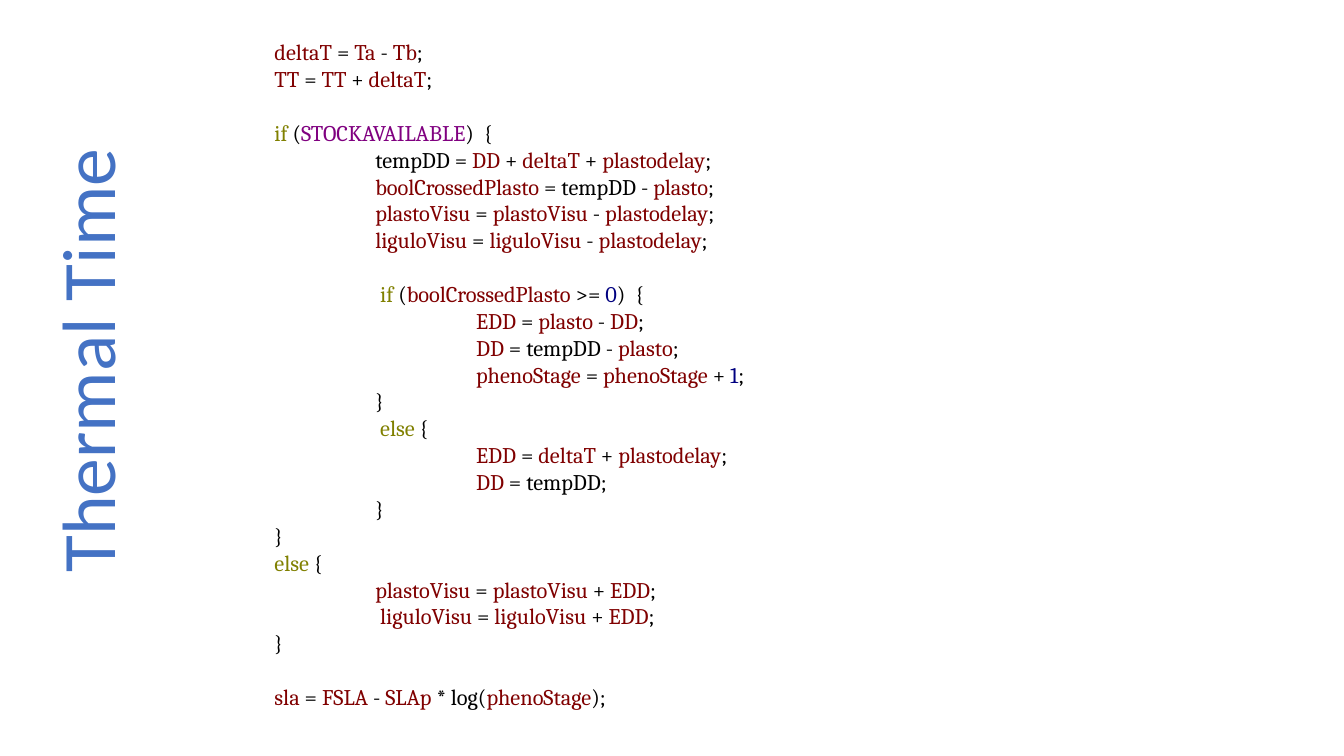
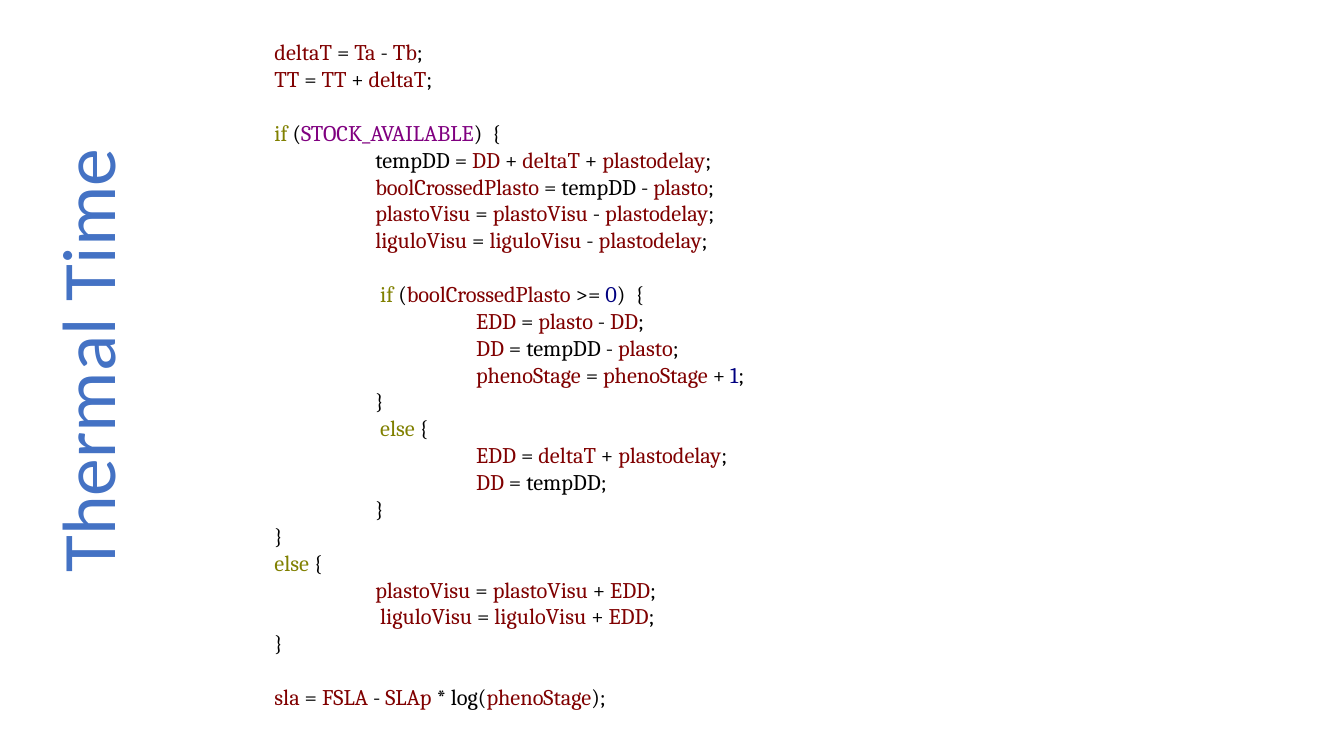
Before and after one commit to PAMDeveloper/Ecomeristem_2, a slide deck: slide 2 of doc/Phenology.pptx (slide 1 before the commit). Drawn at 1344x756 pixels with LibreOffice and Linux fonts; fonts in the diff are those of the drawing. Boxes give left, top, right and bottom in pixels: in the first picture for what was removed or moved away, otherwise in the second. Text is boxed around its words. In the diff, an @@ line names an element or a change of style, - is before the commit and + after.

```diff
--- a/doc/Phenology.pptx
+++ b/doc/Phenology.pptx
@@ text at (274, 125, 483, 144): text changed @@
-if (STOCKAVAILABLE) {
+if (STOCK_AVAILABLE) {
```
Also in this commit, not shown: 4 other slides changed, 1 slide added.
